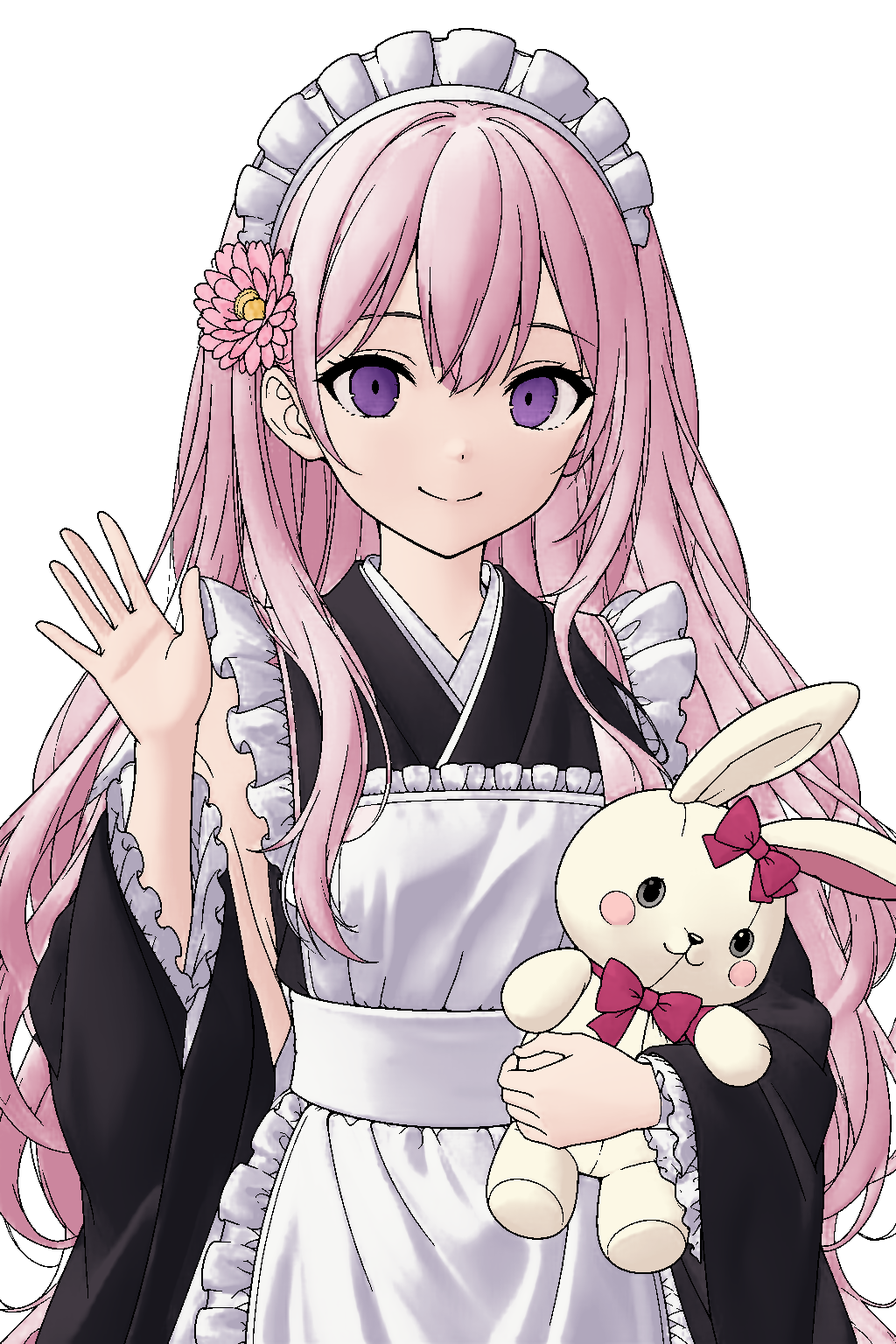
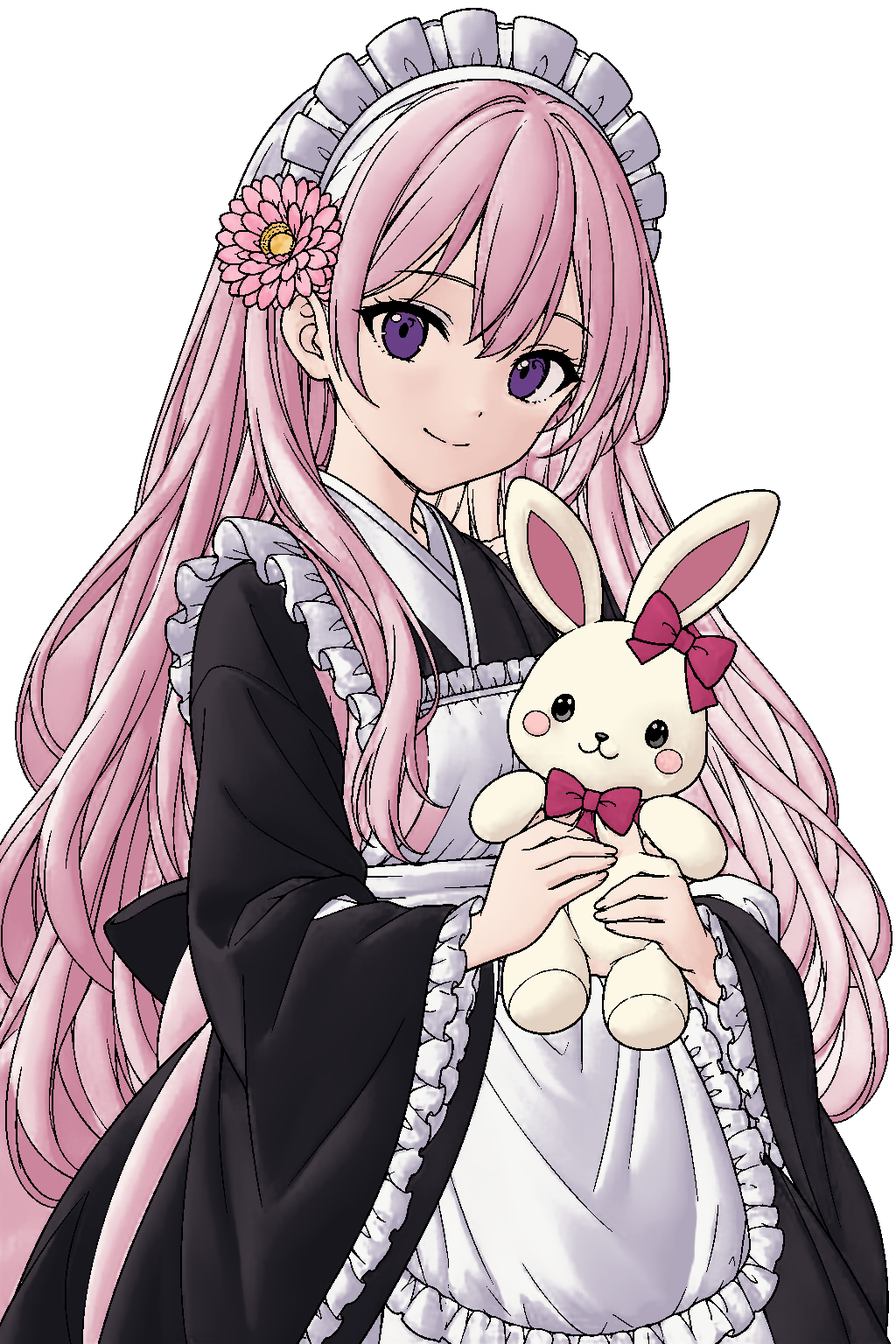
Revision of a layered w=896, h=1344 image; what changed, layer by layer:
painted on "Lineart_入力線画" over [0, 7, 896, 1344]
removed group "画面右の長い髪 [hair_right]" (3 layers) from group "髪" over [72, 206, 896, 1344]
removed layer "画面右の長い髪_Highlight" (was screen) from group "画面右の長い髪 [hair_right]" over [83, 437, 896, 1344]
removed layer "画面右の長い髪_Shadow" (was multiply) from group "画面右の長い髪 [hair_right]" over [72, 206, 896, 1344]
removed layer "画面右の長い髪_Base" from group "画面右の長い髪 [hair_right]" over [72, 206, 896, 1344]
removed group "画面左の長い髪 [hair_left]" (3 layers) from group "髪" over [0, 205, 841, 1344]
removed layer "画面左の長い髪_Highlight" (was screen) from group "画面左の長い髪 [hair_left]" over [0, 205, 391, 1344]
removed layer "画面左の長い髪_Shadow" (was multiply) from group "画面左の長い髪 [hair_left]" over [0, 239, 841, 1344]
removed layer "画面左の長い髪_Base" from group "画面左の長い髪 [hair_left]" over [0, 205, 841, 1344]
added group "長い髪と後ろ髪 [hair_long]" with 3 layers in group "髪" over [0, 256, 892, 1344]
added layer "長い髪と後ろ髪_Highlight" (screen) in group "長い髪と後ろ髪 [hair_long]" over [0, 266, 882, 1341]
added layer "長い髪と後ろ髪_Shadow" (multiply) in group "長い髪と後ろ髪 [hair_long]" over [0, 256, 892, 1344]
added layer "長い髪と後ろ髪_Base" in group "長い髪と後ろ髪 [hair_long]" over [0, 256, 892, 1344]
painted on "前髪_Shadow" over [272, 79, 670, 791]
painted on "前髪_Base" over [272, 79, 670, 791]
added group "袖" with 8 layers in group "衣装" over [104, 561, 888, 1344]
added group "画面左の袖 [sleeve_left]" with 3 layers in group "袖" over [104, 561, 496, 1344]
added layer "画面左の袖_Highlight" (screen) in group "画面左の袖 [sleeve_left]" over [104, 561, 495, 1344]
added layer "画面左の袖_Shadow" (multiply) in group "画面左の袖 [sleeve_left]" over [104, 589, 496, 1344]
added layer "画面左の袖_Base" in group "画面左の袖 [sleeve_left]" over [104, 561, 496, 1344]
added group "着物の裾 [dress_lower]" with 3 layers in group "着物" over [0, 1036, 890, 1344]
painted on "背景_Base" over [0, 8, 896, 1344]
…and 215 more changes (92 added, 19 painted, 101 removed, 10 stack)
